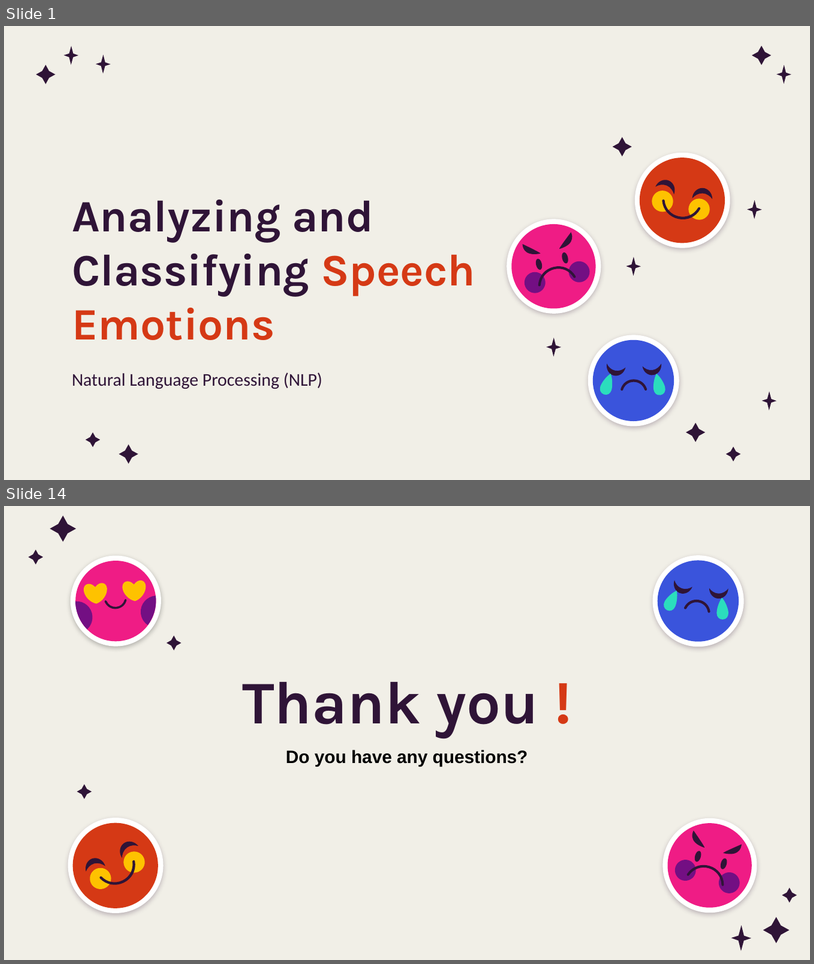
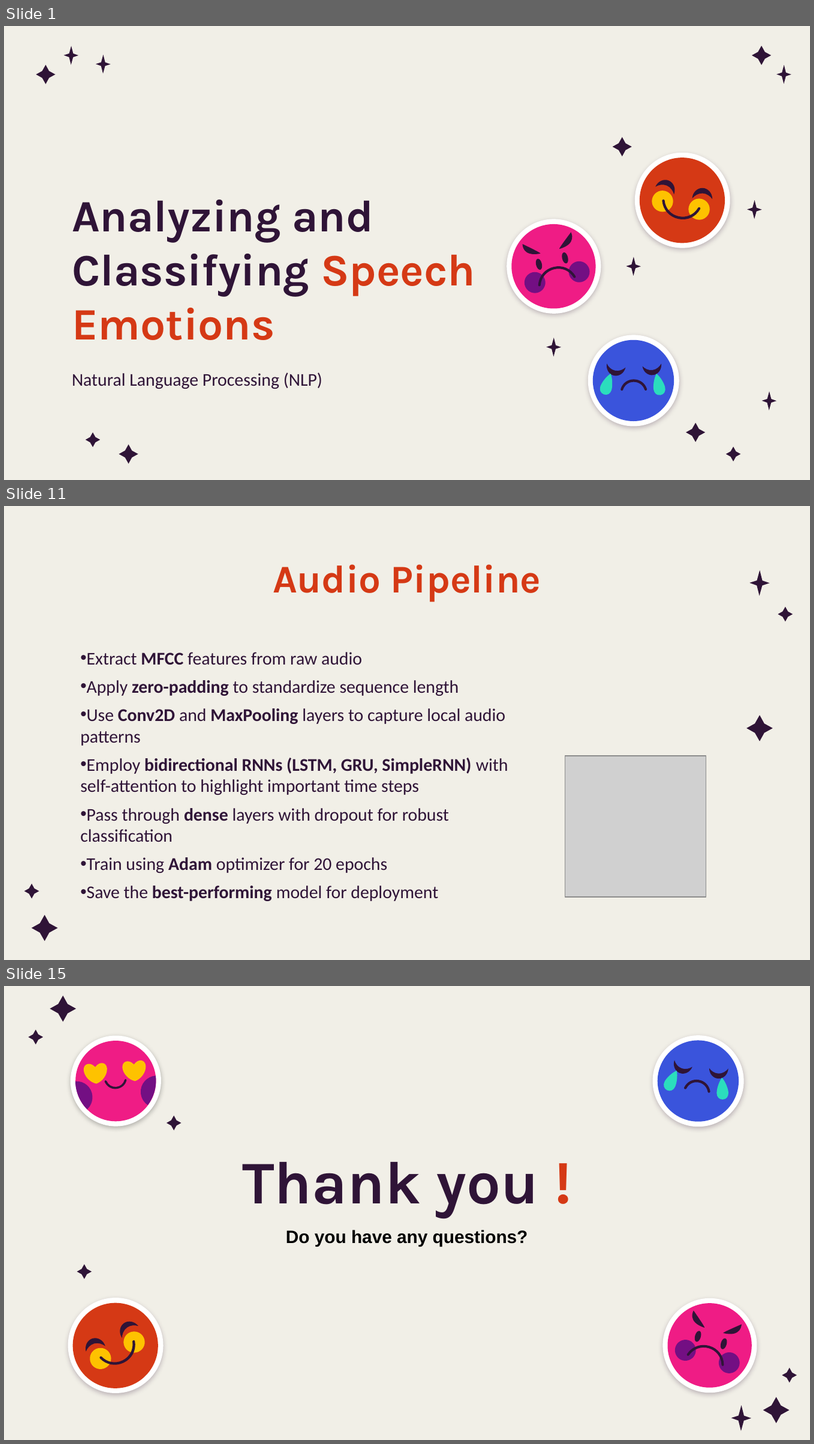
Before and after one commit to Dalia222/analyzing-speach-emotions, a slide deck: ppt.pptx. Shown one above the other, each under a label of ours: slides 1 and 14 before the commit, slides 1, 11 and 15 after it; the slides between them are not shown. The pictures are 814x964 and 814x1444 pixels, drawn with LibreOffice and Linux fonts; fonts in the diff are those of the drawing; grey boxes stand for pictures; background and template pictures are left out. Boxes give left, top, right and bottom in pixels: in the first picture for what was removed or moved away, otherwise in the second. Text is boxed around its words. In the diff, an @@ line names an element or a change of style, - is before the commit and + after.

```diff
--- a/ppt.pptx
+++ b/ppt.pptx
@@ slide 11 added at bbox=[4, 506, 810, 960], background picture (left out) @@
@@ title added at bbox=[273, 564, 541, 602], 35 pt, text #D53915, bold @@
+Audio Pipeline
@@ subtitle added at bbox=[80, 652, 509, 901], 16 pt, text #2F1437 @@
+• Extract MFCC features from raw audio
+• Apply zero-padding to standardize sequence length
+• Use Conv2D and MaxPooling layers to capture local audio patterns
+• Employ bidirectional RNNs (LSTM, GRU, SimpleRNN) with self-attention to highlight important time steps
+• Pass through dense layers with dropout for robust classification
+• Train using Adam optimizer for 20 epochs
+• Save the best-performing model for deployment
@@ picture added at bbox=[565, 756, 707, 897] @@
@@ group added at bbox=[24, 570, 792, 940]: 5 freeform shapes @@
@@ what was slide 14 is now slide 15 @@
```
Also in this commit, not shown: 5 slides changed, 7 other slides added, 7 slides removed, 1 other file.
